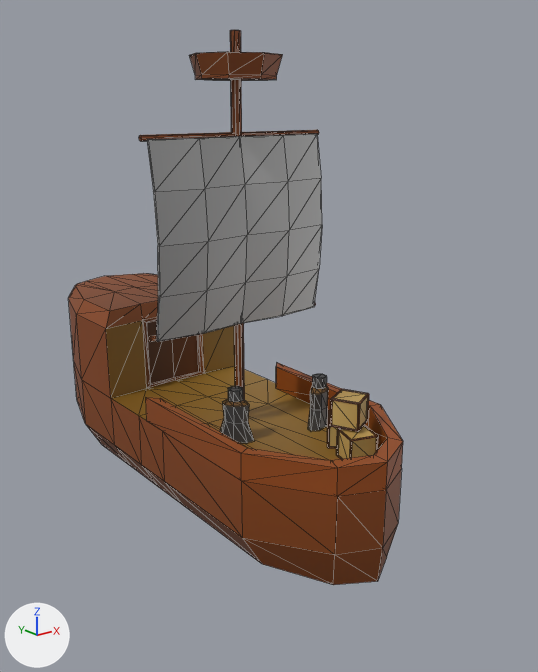
The glTF model world/models/Boat.glb as it was, and as the next commit left it.
Rendered twice from a 50 mm lens placed at (-16.1, -23.7, 13.5), pointed at (1.2, -2.1, 4.8). Every picture has the same lights, and +X, +Y and +Z are marked at lower left. The older version comes first. Mesh edges are drawn as thin lines. Vertices at exactly the same position are counted once.

Names of what the first picture shows: 'Boat'.
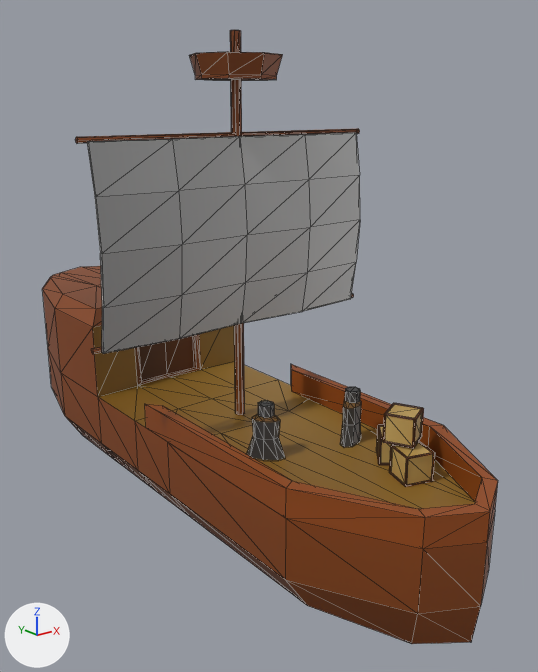
Boxes (x1, y1, x2, y2) around the edits, measured in the pictures (538 x 672 px; the box of a moved part takes in the faces that stretch with it):
'Boat', reshaped (36% wider, 11% taller): before (68, 30, 403, 585); after (42, 30, 498, 644)
part 1 of me_cube, moved or reshaped: before (139, 130, 319, 141); after (75, 129, 360, 143)
part 2 of me_cube, moved or reshaped: before (149, 303, 316, 342); after (91, 293, 354, 354)
part 3 of me_cube, moved or reshaped: before (147, 134, 322, 342); after (87, 132, 360, 354)
part 4 of me_cube, moved or reshaped: before (308, 374, 328, 431); after (340, 387, 361, 447)
part 5 of me_cube, moved or reshaped: before (220, 386, 254, 443); after (247, 400, 285, 460)
part 6 of me_cube, moved or reshaped: before (327, 410, 338, 449); after (376, 425, 392, 465)
part 7 of me_cube, moved or reshaped: before (337, 425, 378, 459); after (389, 441, 435, 487)
part 8 of me_cube, moved or reshaped: before (330, 389, 369, 432); after (383, 403, 424, 449)
part 9 of me_cube, moved or reshaped: before (68, 273, 403, 585); after (42, 266, 498, 644)

The edits, one by one:
me_cube is used by ob_boat; location (0.0, 0.0, 0.0).
me_cube had 525 vertices, 1004 faces and spanned x -3.8..3.8, y -9.5..9.7, z -2.5..15.8.
me_cube now has 525 vertices, 1004 faces and spans x -6.0..6.0, y -13.3..12.5, z -2.5..15.8.
me_cube part 1: the loose piece of 16 vertices spanning x -3.8..3.8, y -1.9..-1.7, z 12.3..12.5 is scaled about its middle by (1.57, 1, 1).
me_cube part 2: the loose piece of 16 vertices spanning x -3.8..3.8, y -1.9..-1.7, z 5.5..5.7 is scaled about its middle by (1.57, 1, 1).
me_cube part 3: the loose piece of 50 vertices spanning x -3.6..3.6, y -2.5..-1.9, z 5.6..12.4 is scaled about its middle by (1.57, 1, 1).
me_cube part 4: the loose piece of 40 vertices spanning x 1.1..2.3, y -4.9..-4.0, z 1.8..3.8 is moved by (0.0, -1.7, 0.0).
me_cube part 5: the loose piece of 40 vertices spanning x -2.0..-1.0, y -4.1..-3.0, z 1.8..3.8 is moved by (0.0, -1.7, 0.0).
me_cube part 6: the loose piece of 48 vertices spanning x 0.6..2.0, y -6.9..-5.4, z 1.8..2.8 is moved by (0.5, -2.0, 0.0).
me_cube part 7: the loose piece of 48 vertices spanning x 0.1..1.4, y -8.1..-6.8, z 1.8..2.8 is moved by (0.5, -2.0, 0.0).
me_cube part 8: the loose piece of 48 vertices spanning x 0.3..1.6, y -7.5..-6.2, z 2.9..3.9 is moved by (0.5, -2.0, 0.0).
me_cube part 9: 147 of 525 vertices moved; they spanned x -3.2..3.2, y -9.5..9.7, z -2.5..5.4 and now span x -3.6..3.6, y -13.3..12.5, z -2.5..5.4; mean shift (0.0, 0.1, 0.0); largest move (0.0, -8.9, 1.8) -> (0.0, -12.8, 1.8).
